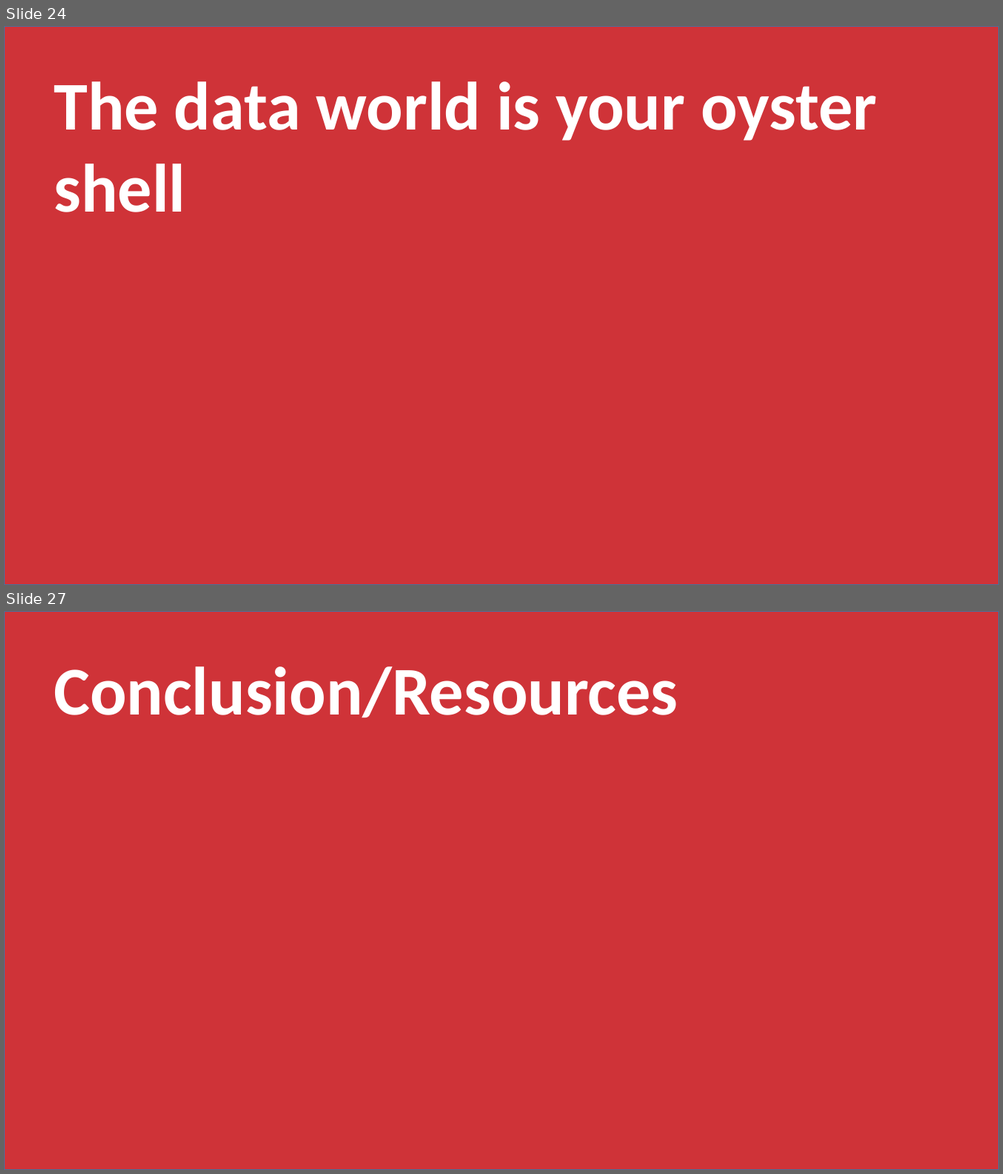
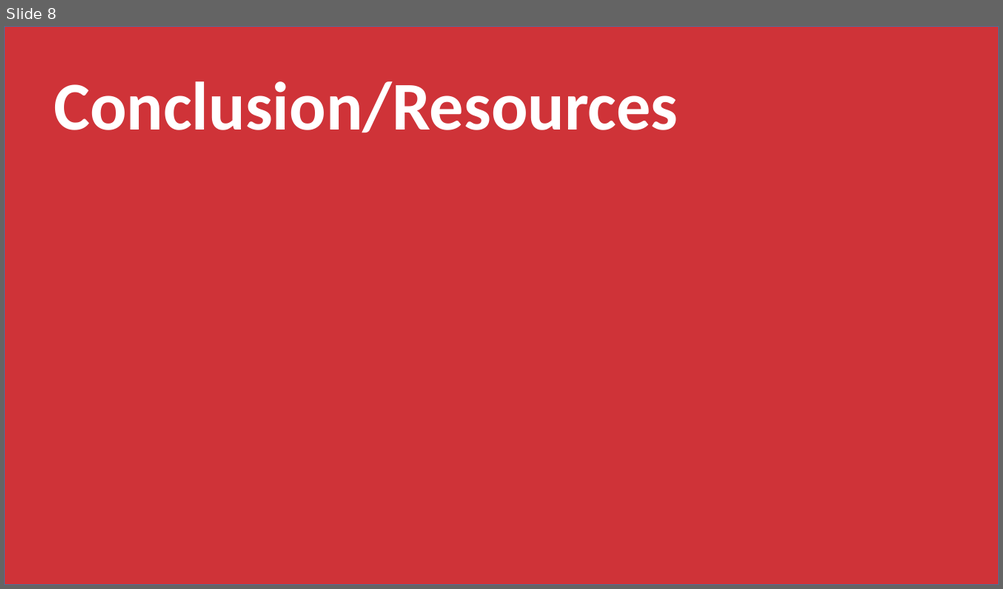
Before and after one commit to stringfestdata/edna-ess-nov-2021, a slide deck: python-for-excel-ess.pptx. Shown one above the other, each under a label of ours: slides 24 and 27 before the commit, slide 8 after it; the slides between them are not shown. The pictures are 1003x1174 and 1003x589 pixels, drawn with LibreOffice and Linux fonts; fonts in the diff are those of the drawing. Boxes give left, top, right and bottom in pixels: in the first picture for what was removed or moved away, otherwise in the second. Text is boxed around its words. In the diff, an @@ line names an element or a change of style, - is before the commit and + after.

```diff
--- a/python-for-excel-ess.pptx
+++ b/python-for-excel-ess.pptx
@@ slide 24 removed at [4,26,999,585], background #FFFFFF @@
@@ rectangle removed at [4,26,999,585] @@
@@ text removed at [54,82,876,212] @@
-The data world is your oyster shell
@@ what was slide 27 is now slide 8 @@
```
Also in this commit, not shown: 1 slide added, 19 other slides removed.
